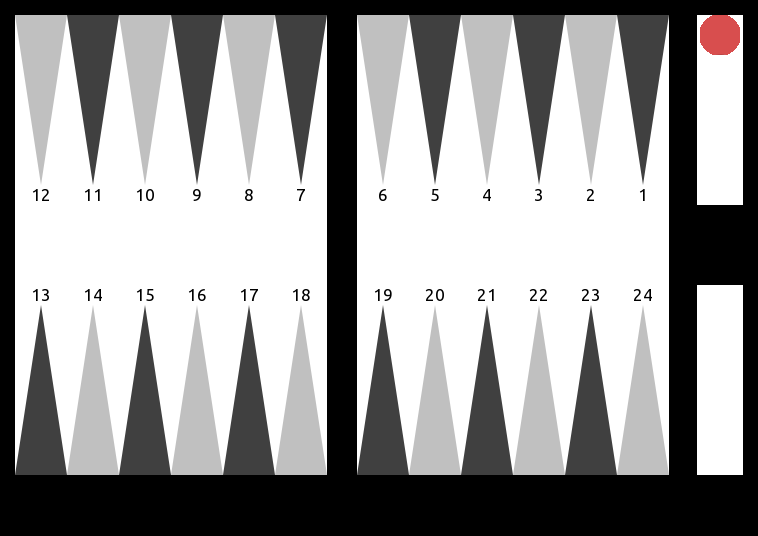
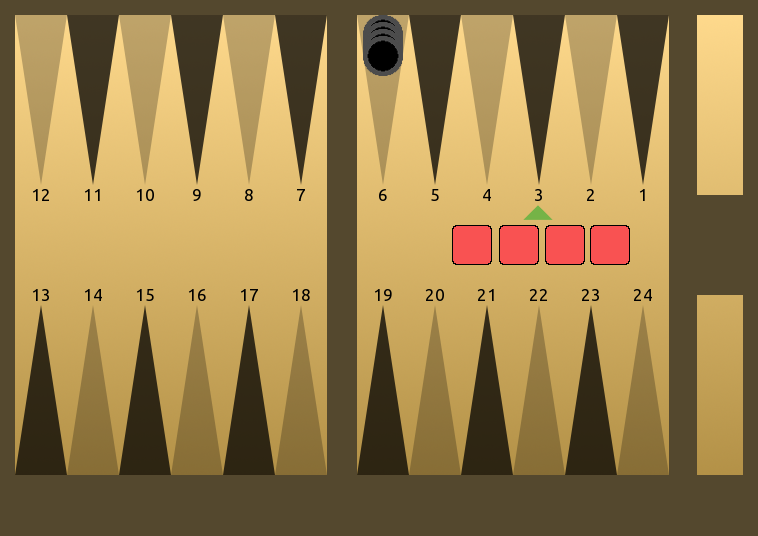
The second 758 × 536 image is a revision of the first. Changes to its layers:
added layer "Copie de Copie de Copie de dé" above "Copie de Copie de dé" over [452, 225, 492, 265]
added layer "Copie de Copie de dé" above "Copie de dé" over [545, 225, 585, 265]
added layer "Copie de dé" above "dé" over [590, 225, 630, 265]
added layer "dé" above "Copie de Copie de Copie de pion" over [499, 225, 539, 265]
added layer "Copie de Copie de Copie de pion" above "Copie de Copie de pion" over [363, 36, 403, 76]
added layer "Copie de Copie de pion" above "aide" over [363, 29, 403, 69]
added layer "aide" above "Copie de pion" over [523, 205, 553, 220]
added layer "Copie de pion" above "Copie de Copie de pion_noir_sortie" over [363, 22, 403, 62]
painted on "pion" over [363, 15, 740, 55]
removed layer "fond_fleches2" over [357, 15, 669, 475]
painted on "fond_fleches" over [15, 15, 669, 475]
removed layer "bords2" over [342, 0, 684, 490]
moved "fond_score" above "sortie_fond", painted on it over [0, 490, 758, 536]
moved "sortie_fond" above "bords", painted on it over [697, 15, 743, 475]
removed layer "sortie_bords" over [684, 0, 758, 490]
painted on "bords" over [0, 0, 758, 490]
painted on "Arrière-plan" over [113, 278, 282, 394]
